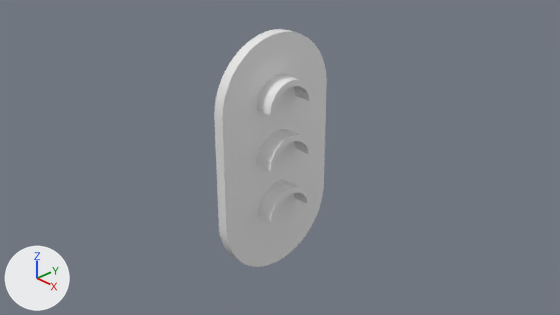
Before and after pictures for a commit that changed the Blender file models/light.blend.
Both versions are drawn from the file's camera 'Camera'. The lights are fixed; the arrows at lower left show +X, +Y and +Z.
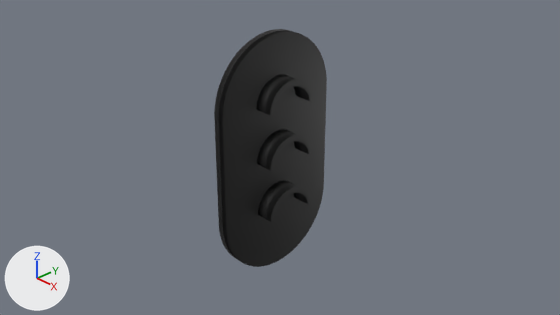
Boxes (x1, y1, x2, y2) around the edits, measured in the pictures (560 x 315 px):
'Cube.001', recoloured, shading changed (grey to black)
    both: (214, 29, 327, 267)

Diff of the bpy script that builds the scene:
```diff
--- a/models/light.blend.py
+++ b/models/light.blend.py
@@ mat_material @@
+mat_material = principled_material('Material')
+mat_material.base_color = (0.0, 0.0, 0.0)  # black #000000
@@ me_cube_004 @@
 me_cube_004.from_pydata(...)  # 340 vertices, 222 faces; spans x -0.87..0.91, y -1.0..1.0, z -2.47..2.83
 # used by ob_cube_001; location = (0.0, 0.0, 0.0); rotation_euler = (-6.283, 7.854, 0.0), in degrees (-360, 90, 0); scale = (2.06, 1.0, 0.085)
+# me_cube_004 part 1: edges marked sharp go from 250 to 0
+me_cube_004.materials.append(mat_material)  # black #000000
```
